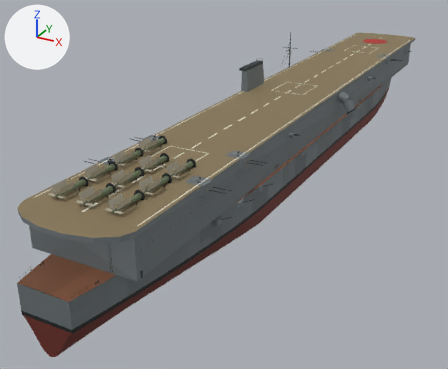
What one commit did to the glTF model assets/models/akagi.glb.
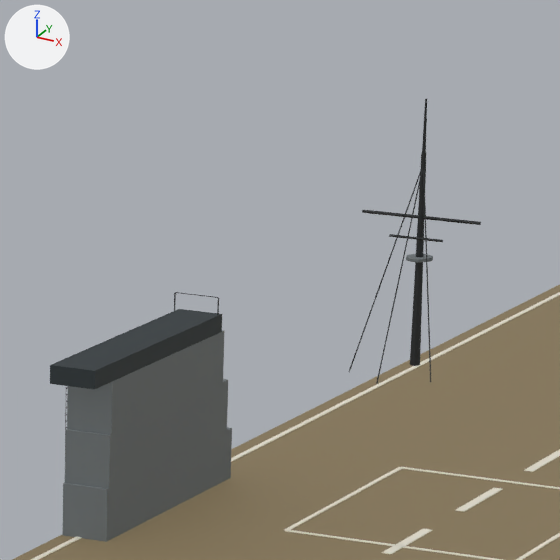
Each version is shown whole from a 50 mm camera at (84.2, -206.5, 78.8) aimed at (-16.7, -23.0, -12.9), then close up on the part from 52% to 69% of the width and 5% to 26% of the height. Every picture has the same lights, and +X, +Y and +Z are marked at upper left. The last two pictures show the newer version. Where no turn or scale is listed for an object, it has been applied to the vertices. Vertices at exactly the same position are counted once.

Names of what the first close-up shows: 'Hull'.
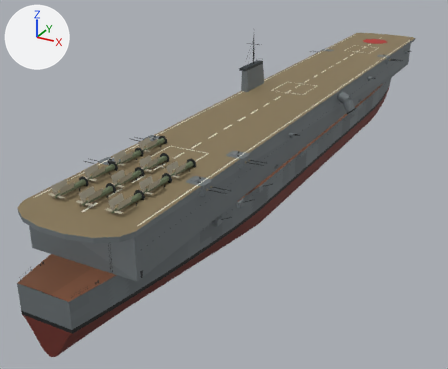
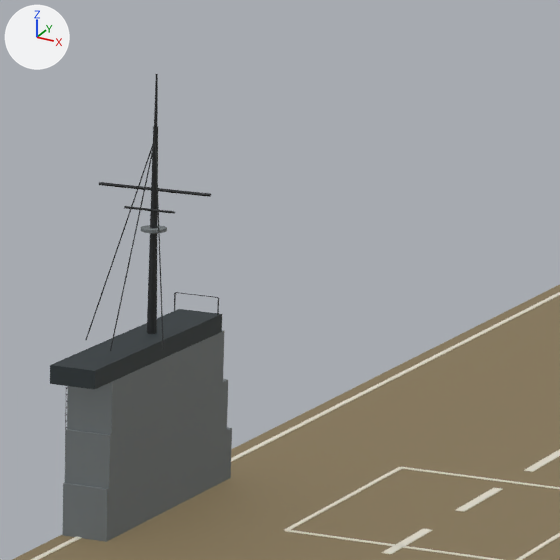
Changed parts and their boxes [x1, y1, x2, y2] in the close-ups (560 x 560 px; the box of a moved part takes in the faces that stretch with it):
'Hull', reshaped
    before: [12, 99, 560, 560]
    after: [12, 74, 560, 560]
part 1 of me_hull, moved or reshaped
    before: [362, 210, 481, 225]
    after: [99, 182, 211, 197]
part 2 of me_hull, moved or reshaped
    before: [389, 234, 443, 242]
    after: [124, 206, 175, 214]
part 3 of me_hull, moved or reshaped
    before: [349, 170, 421, 373]
    after: [110, 142, 155, 351]
part 4 of me_hull, moved or reshaped
    before: [376, 169, 423, 384]
    after: [155, 143, 164, 350]
part 5 of me_hull, moved or reshaped
    before: [423, 170, 431, 382]
    after: [85, 144, 153, 340]
part 6 of me_hull, moved or reshaped
    before: [406, 254, 433, 262]
    after: [141, 225, 167, 233]
part 7 of me_hull, added (black)
    after: [147, 74, 158, 334]
part 8 of me_hull, deleted (black)
    before: [410, 153, 426, 366]
part 9 of me_hull, deleted
    before: [422, 99, 427, 153]

Patch to the scene script:
```diff
--- a/assets/models/akagi.glb.py
+++ b/assets/models/akagi.glb.py
@@ me_hull @@
 # used by ob_hull; location = (0.0, 0.0, 0.0)
-me_hull.from_pydata(...)  # 14428 vertices, 20227 faces; spans x -18.0..22.0, y -130.0..132.0, z -9.0..41.0
+me_hull.from_pydata(...)  # 14427 vertices, 20227 faces; spans x -18.0..22.0, y -130.0..132.0, z -9.0..41.0
+# me_hull part 1: the loose piece of 14 vertices spanning x -3.0..3.0, y -6.0, z 36.0 is moved by (-14.0, 0.0, 0.0)
+# me_hull part 2: the loose piece of 14 vertices spanning x -1.0..1.0, y -7.0..-6.0, z 35.0 is moved by (-14.0, 0.0, 0.0)
+# me_hull part 3: the loose piece of 6 vertices spanning x -2.0..0.0, y -9.0..-6.0, z 29.0..38.0 is moved by (-13.0, -1.0, 0.0)
+# me_hull part 4: the loose piece of 6 vertices spanning x 0.0, y -11.0..-6.0, z 29.0..38.0 is moved by (-13.0, 1.0, 0.0)
+# me_hull part 5: the loose piece of 6 vertices spanning x 0.0..2.0, y -9.0..-6.0, z 29.0..38.0 is scaled about its middle by (-0.999, 1, 1), then moved by (-16.0, 0.0, 0.0)
+# me_hull part 6: the loose piece of 22 vertices spanning x -1.0..1.0, y -7.0..-5.0, z 34.0 is moved by (-14.0, 0.0, 0.0), in mat_paint_737a7d (grey #737a7d)
+# me_hull part 7: a new loose piece of 35 vertices spanning x -14.0, y -6.0, z 29.0..41.0, in mat_paint_26292b (black #26292b)
+# me_hull part 8: the loose piece of 22 vertices spanning x 0.0, y -6.0, z 29.0..39.0 is deleted
+# me_hull part 9: the loose piece of 14 vertices spanning x 0.0, y -6.0, z 39.0..41.0 is deleted
 me_hull.materials.append(mat_paint_6b2b22)
```
